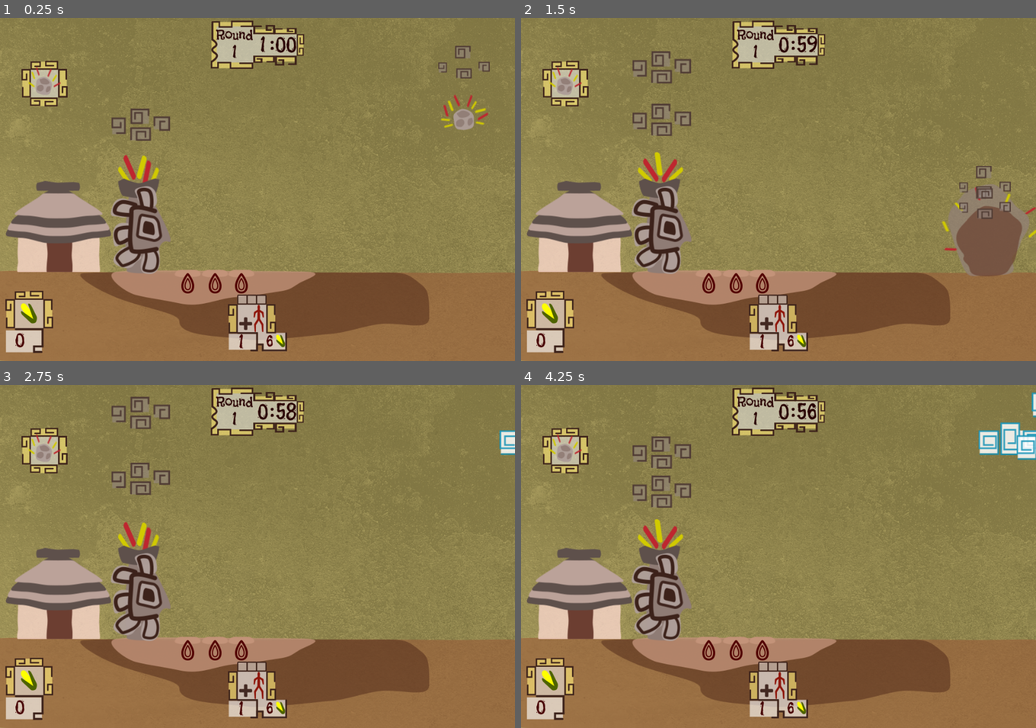
Above: before the commit, frames 1-4 (two rows, left to right).
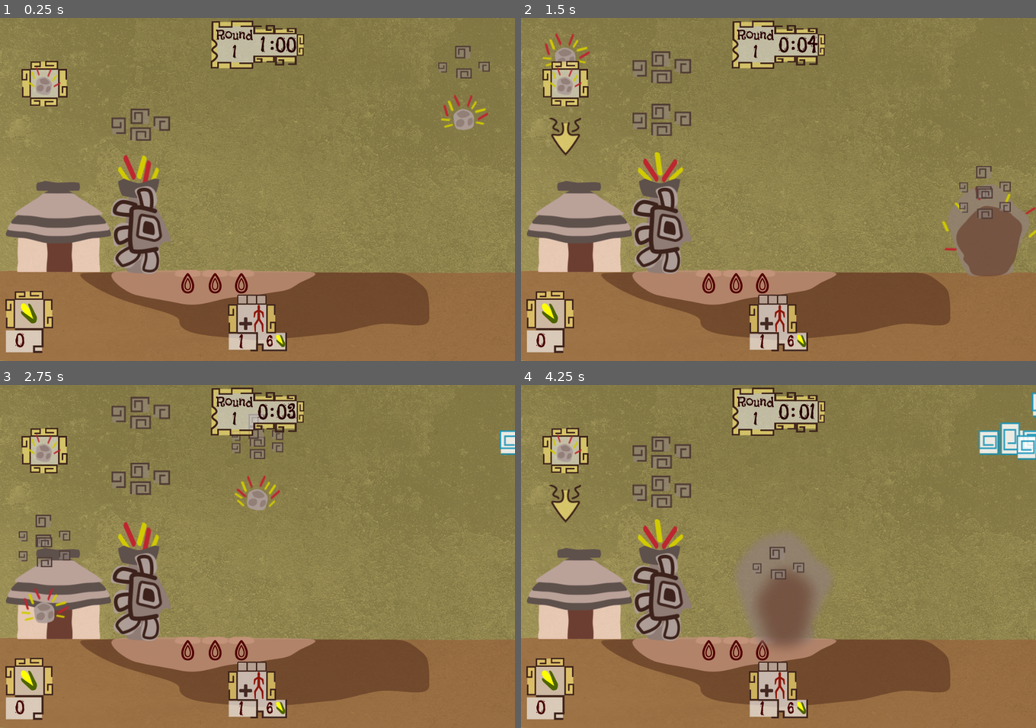
Above: after the commit, the same moments.

Repository: solivo/popol
Game: Godot game, scene res://main/Main.tscn
The game is run twice, just before and just after one commit, with the same random seed, the same clock (stepped at 60 frames per second) and the same inputs.
Inputs (mouse positions are in pixels of both pictures, inside the frame that each line leads up to):
- Up to frame 1 (0.25 s): no input
- Up to frame 2 (1.5 s): click (567, 138) at 0.52 s; click (567, 138) at 1.27 s
- Up to frame 3 (2.75 s): click "1" at 2 s
- Up to frame 4 (4.25 s): click "1" at 2.75 s; click (567, 505) at 3.52 s

The runs differ from the first frame. In frame 2, 0.7% of the frame differs, in the area x 4-58%, y 4-41%; in frame 3, 1.7%; in frame 4, 4.0%, in the area x 5-60%, y 5-77%.

Commit message:
Meteor power execution created, units eliminated by the meteor

Diff:
--- a/main/Main.tscn
+++ b/main/Main.tscn
@@ -13,7 +13,8 @@
 [ext_resource path="res://scenes/gui/assets/fonts/font_panel.tres" type="DynamicFont" id=11]
 [ext_resource path="res://scenes/gui/assets/fonts/font_cost_panel.tres" type="DynamicFont" id=12]
 [ext_resource path="res://scenes/gui/assets/corn_amount_panel/corn_amount_panel.png" type="Texture" id=13]
-[ext_resource path="res://scenes/gui/assets/powers_buttons/meteor_button.png" type="Texture" id=14]
+[ext_resource path="res://scenes/gui/assets/powers_buttons/meteor_button_normal.png" type="Texture" id=14]
+[ext_resource path="res://scenes/gui/assets/powers_buttons/meteor_button_pressed.png" type="Texture" id=15]
 
 [sub_resource type="DynamicFont" id=1]
 size = 26
@@ -129,6 +130,7 @@
 margin_bottom = 0.540344
 
 [node name="MainPanel" type="HBoxContainer" parent="GUI"]
+editor/display_folded = true
 anchor_left = 0.5
 anchor_top = 1.0
 anchor_right = 0.5
@@ -229,10 +231,11 @@
 margin_right = 86.0
 margin_bottom = 42.5
 
-[node name="MeteorPower" type="TextureButton" parent="GUI/PowersPanel"]
+[node name="MeteorPowerButton" type="TextureButton" parent="GUI/PowersPanel"]
 margin_right = 86.0
 margin_bottom = 282.0
 texture_normal = ExtResource( 14 )
+texture_pressed = ExtResource( 15 )
 [connection signal="corn_amount_changed" from="World" to="GUI" method="_on_World_corn_amount_changed"]
 [connection signal="progress_unit_creation_changed" from="World" to="GUI" method="_on_World_progress_unit_creation_changed"]
 [connection signal="round_changed" from="World" to="GUI" method="_on_World_round_changed"]
@@ -243,8 +246,10 @@
 [connection signal="units_amount_changed" from="World" to="GUI" method="_on_World_units_amount_changed"]
 [connection signal="cloud_area_click_release" from="GUI" to="World" method="_on_GUI_cloud_area_click_release"]
 [connection signal="cloud_area_clicked" from="GUI" to="World" method="_on_GUI_cloud_area_clicked"]
+[connection signal="meteor_power_clicked" from="GUI" to="World" method="_on_GUI_meteor_power_clicked"]
 [connection signal="unit_panel_pressed" from="GUI" to="World" method="_on_GUI_unit_panel_pressed"]
 [connection signal="gui_input" from="GUI/CloudsController" to="GUI" method="_on_CloudsController_gui_input"]
 [connection signal="gui_input" from="GUI/MainPanel/MarginContainer/UnitsPanel" to="GUI" method="_on_UnitsPanel_gui_input"]
+[connection signal="pressed" from="GUI/PowersPanel/MeteorPowerButton" to="GUI" method="_on_MeteorPower_pressed"]
 
 [editable path="World"]
--- a/scenes/building/Building.gd
+++ b/scenes/building/Building.gd
@@ -33,8 +33,6 @@
 		else:
 			task_name = "battle"
 		process_task(task_name)
-	print(task_queue)
-
 
 func add_task(task_name):
 	task_queue.append(task_name)
@@ -89,7 +87,6 @@
 func _on_UnitSpawningTimer_timeout() -> void:
 	if unit_queue.size() > 0:
 		var unit_name = unit_queue.pop_back()
-		print(unit_name)
 		spawn_unit(unit_name)
 
 
--- a/scenes/gui/GUI.gd
+++ b/scenes/gui/GUI.gd
@@ -6,6 +6,7 @@
 signal unit_panel_pressed #Attemps to create a new unit
 signal cloud_area_clicked(mouse_position)
 signal cloud_area_click_release
+signal meteor_power_clicked
 
 # Called when the node enters the scene tree for the first time.
 func _ready() -> void:
@@ -39,6 +40,12 @@
 
 func enable_unit_panel():
 	$MainPanel/MarginContainer/UnitsPanel.disabled = false
+
+func enable_meteor_power():
+	$PowersPanel/MeteorPowerButton.disabled = false
+
+func disable_meteor_power():
+	$PowersPanel/MeteorPowerButton.disabled  = true
 
 func _on_CloudsController_gui_input(event: InputEvent) -> void:
 	if event.is_action_pressed("mouse_click"):
@@ -82,3 +89,8 @@
 
 func _on_World_unit_panel_enabled() -> void:
 	enable_unit_panel()
+
+
+
+func _on_MeteorPower_pressed() -> void:
+	emit_signal("meteor_power_clicked")
--- a/scenes/human/warrior/Warrior.gd
+++ b/scenes/human/warrior/Warrior.gd
@@ -112,14 +112,16 @@
 		$AnimationPlayer.play("warrior_attacking_left_1")
 	else:
 		$AnimationPlayer.play("warrior_attacking_right_1")
-
+"""
 func receive_impact():
 	print("Impact hit")
 	#Play animation
+	leaving = true
 	queue_free()
-
+"""
 func kill_warrior():
 	emit_signal("unit_killed", unit_type)
+	leaving = true
 	if current_side == "right":
 		$AnimationPlayer.play("warrior_dying_right")
 	else:
--- /dev/null
+++ b/scenes/player/PowerCursor.gd
@@ -0,0 +1,19 @@
+extends Node2D
+
+signal power_executed(position)
+
+# Called when the node enters the scene tree for the first time.
+func _ready() -> void:
+	pass # Replace with function body.
+
+ #Called every frame. 'delta' is the elapsed time since the previous frame.
+func _process(delta: float) -> void:
+	position = get_global_mouse_position()
+
+func _input(event: InputEvent) -> void:
+	if event.is_action_pressed("mouse_click"):
+		emit_signal("power_executed", get_global_mouse_position())
+		queue_free()
+
+func quit_power_cursor():
+	queue_free()
--- /dev/null
+++ b/scenes/player/PowerCursor.tscn
@@ -0,0 +1,10 @@
+[gd_scene load_steps=3 format=2]
+
+[ext_resource path="res://scenes/player/PowerCursor.gd" type="Script" id=1]
+[ext_resource path="res://scenes/player/assets/power_arrow.png" type="Texture" id=2]
+
+[node name="PowerCursor" type="Node2D"]
+script = ExtResource( 1 )
+
+[node name="Sprite" type="Sprite" parent="."]
+texture = ExtResource( 2 )
--- a/scenes/power/meteor/Meteor.gd
+++ b/scenes/power/meteor/Meteor.gd
@@ -24,4 +24,5 @@
 
 func _on_ImpactArea_body_entered(body: PhysicsBody2D) -> void:
 	if body is Warrior:
-		body.receive_impact()
+		body.kill_warrior()
+		pass
--- a/scenes/power/meteor/Meteor.tscn
+++ b/scenes/power/meteor/Meteor.tscn
@@ -107,6 +107,8 @@
 extents = Vector2( 44.025, 10 )
 
 [node name="Meteor" type="KinematicBody2D"]
+collision_layer = 0
+collision_mask = 0
 script = ExtResource( 1 )
 
 [node name="Sprite" type="Sprite" parent="."]
@@ -129,12 +131,15 @@
 [node name="ImpactArea" type="Area2D" parent="."]
 monitoring = false
 monitorable = false
+collision_layer = 0
+collision_mask = 16
 
 [node name="CollisionShape2D" type="CollisionShape2D" parent="ImpactArea"]
 shape = SubResource( 4 )
 
 [node name="GroundDetector" type="Area2D" parent="."]
 position = Vector2( 0, 30 )
+collision_layer = 0
 collision_mask = 2
 
 [node name="CollisionShape2D" type="CollisionShape2D" parent="GroundDetector"]
--- a/world/World.gd
+++ b/world/World.gd
@@ -3,6 +3,10 @@
 #Scenes
 var MediumCloud = preload("res://scenes/cloud/medium_cloud/MediumCloud.tscn")
 var CornPlant = preload("res://scenes/corn_plant/CornPlant.tscn")
+#Powers
+var Meteor = preload("res://scenes/power/meteor/Meteor.tscn")
+#Player
+var PowerCursor = preload("res://scenes/player/PowerCursor.tscn")
 
 var EnemyWarrior = preload("res://scenes/human/enemy/warrior/WarriorEnemy.tscn")
 var ExpulsionEffect = preload("res://world/ExpulsionEffect.tscn")
@@ -159,6 +163,13 @@
 func increase_dificulty():
 	total_enemies += 5 #Increase the enemy numbers
 
+func execute_power(cursor_position):
+	#Instance a meteor on the cursor position
+	var meteor = Meteor.instance()
+	meteor.position = cursor_position
+	meteor.position.y = 0
+	add_child(meteor)
+
 func _on_Building_corn_stored() -> void:
 	corn_amount += corns_harvested
 	#Update GUI
@@ -203,7 +214,7 @@
 
 func _on_RoundTimer_timeout() -> void:
 	if current_seconds  <= 0:
-		current_seconds = 59
+		current_seconds = 4
 		if current_minutes > 0:
 			current_minutes -= 1
 			emit_signal("round_minutes_changed", current_minutes)
@@ -244,3 +255,11 @@
 
 func _on_GUI_cloud_area_click_release() -> void:
 	$SpawningExpulsionTimer.stop()
+
+
+func _on_GUI_meteor_power_clicked() -> void:
+	#Create a new power cursor
+	var power_cursor = PowerCursor.instance()
+	connect("battle_over", power_cursor, "quit_power_cursor") #Quit the power cursor if the battle is over
+	power_cursor.connect("power_executed", self, "execute_power")
+	add_child(power_cursor)
Not shown: 1 places in main/Main.tscn that only renumber resources
Binary file added: scenes/gui/assets/powers_buttons/meteor_button_normal.png
Not shown, added: scenes/gui/assets/powers_buttons/meteor_button_normal.png.import
Binary file added: scenes/gui/assets/powers_buttons/meteor_button_pressed.png
Not shown, added: scenes/gui/assets/powers_buttons/meteor_button_pressed.png.import
Binary file added: scenes/player/assets/power_arrow.png
Not shown, added: scenes/player/assets/power_arrow.png.import
